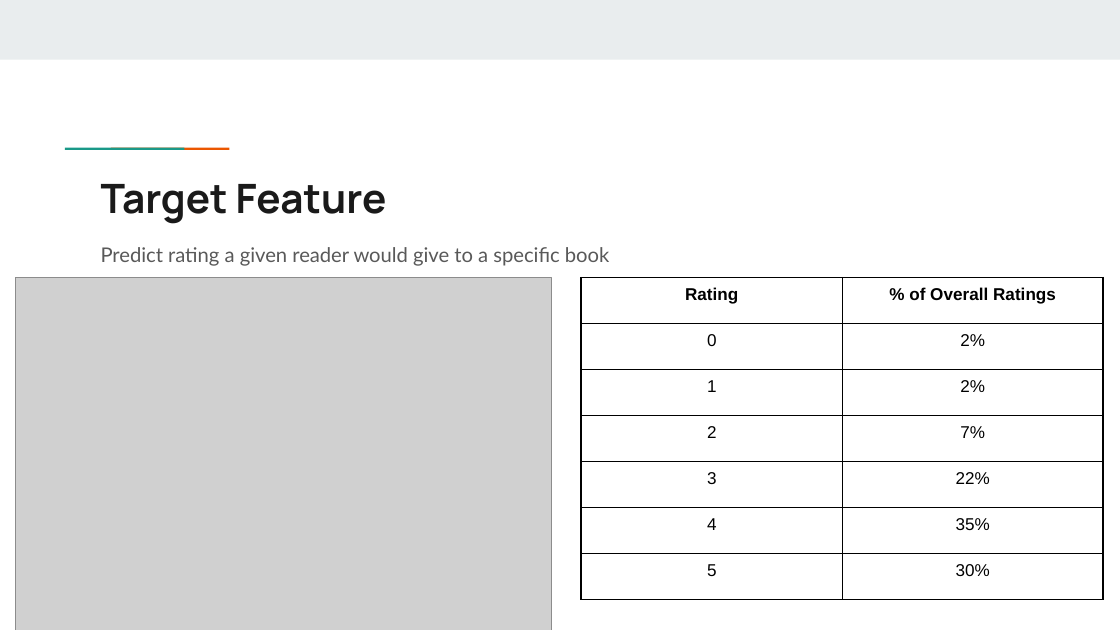
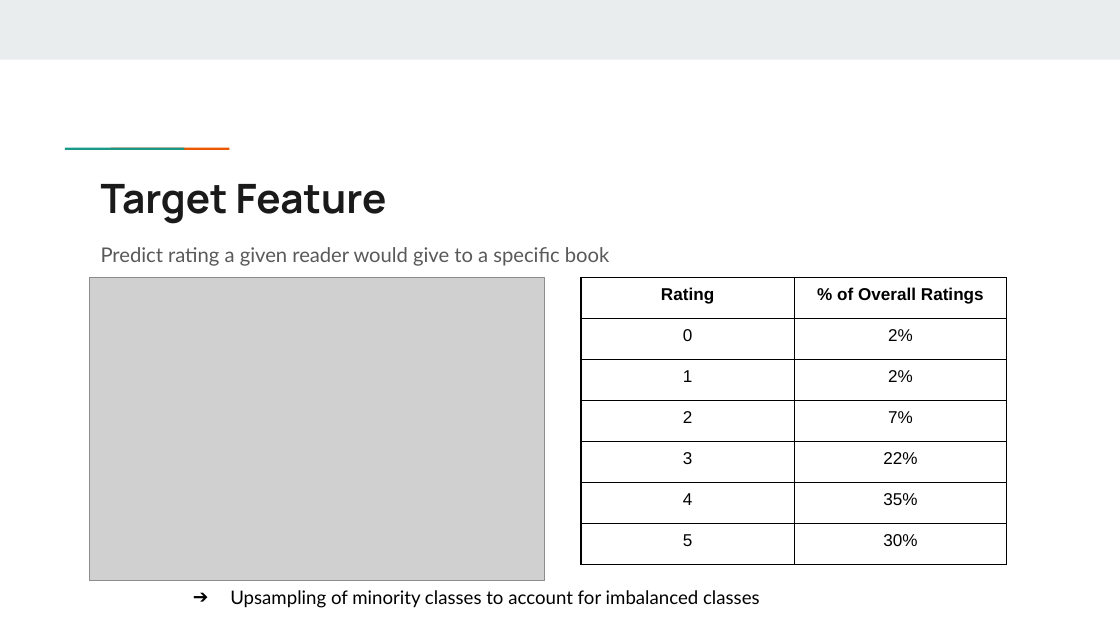
Before and after one commit to markdurrenberger/Goodreads_Book_Recommender, a slide deck: slide 7 of Executive_Presentation.pptx (slide 4 before the commit). Drawn at 1120x630 pixels with LibreOffice and Linux fonts; fonts in the diff are those of the drawing; grey boxes stand for pictures. Boxes give left, top, right and bottom in pixels: in the first picture for what was removed or moved away, otherwise in the second. Text is boxed around its words. In the diff, an @@ line names an element or a change of style, - is before the commit and + after.

```diff
--- a/Executive_Presentation.pptx
+++ b/Executive_Presentation.pptx
@@ picture: place and size @@
-picture at bbox=[16, 278, 551, 630]
+picture at bbox=[90, 278, 544, 581]
@@ table: place and size @@
-table at bbox=[581, 278, 1104, 630]
+table at bbox=[581, 278, 1008, 630]
@@ text added at bbox=[230, 590, 760, 608], 12 pt, text #000000 @@
+➔ Upsampling of minority classes to account for imbalanced classes
```
Also in this commit, not shown: 4 other slides changed, 2 slides added, 2 slides removed.
